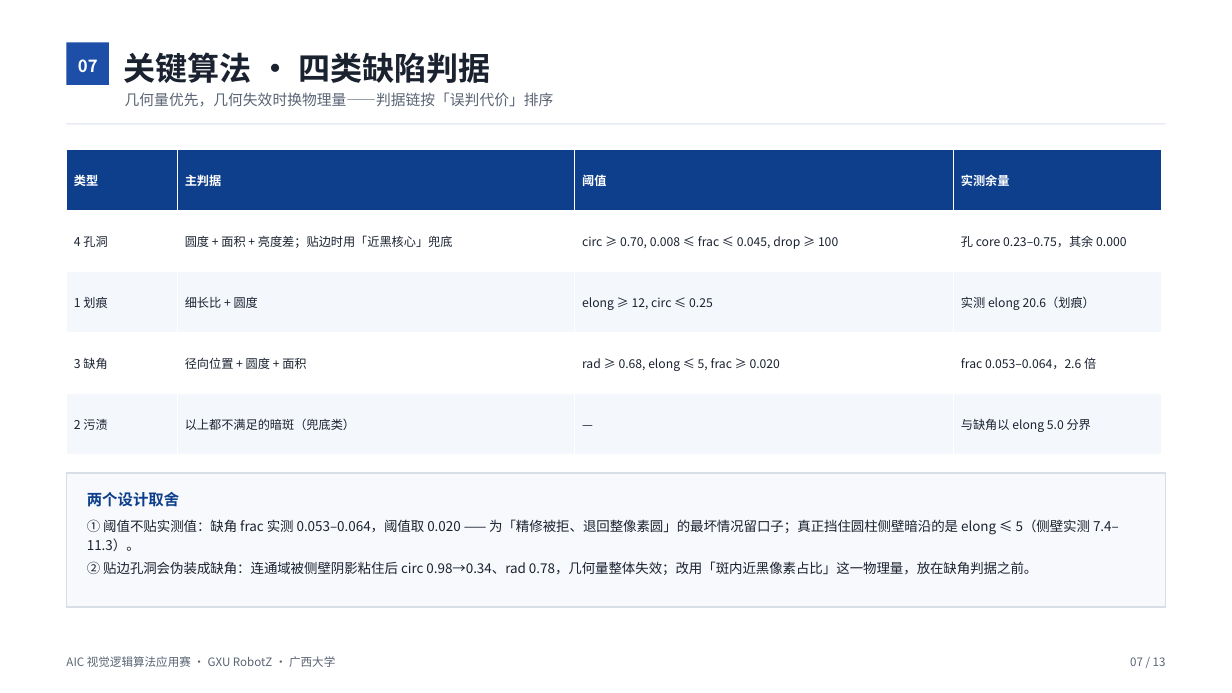
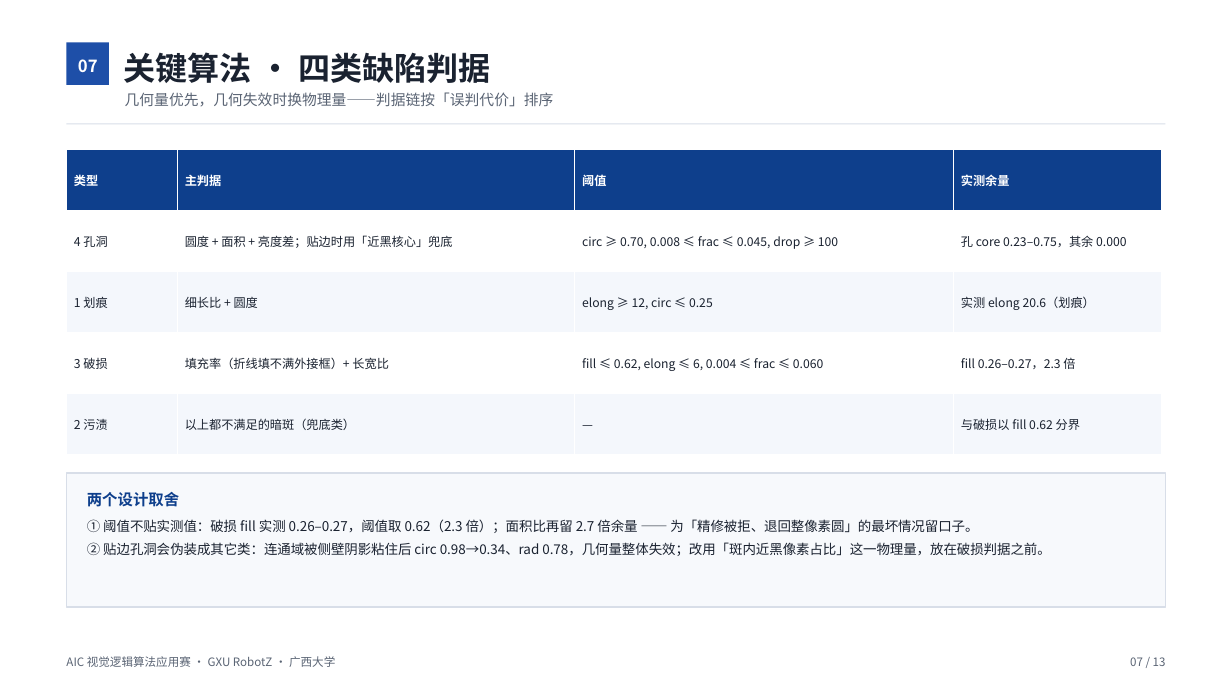
Before and after one commit to NileuyGneHz/AIC_cv-dev, a slide deck: slide 7 of docs/competition/AIC视觉分拣技术文档/AIC视觉分拣技术文档.pptx. Drawn at 1232x693 pixels with LibreOffice and Linux fonts; fonts in the diff are those of the drawing. Boxes give left, top, right and bottom in pixels: in the first picture for what was removed or moved away, otherwise in the second. Text is boxed around its words. In the diff, an @@ line names an element or a change of style, - is before the commit and + after.

Commit message:
docs: 破损口径贯通（指南/技能表/PPT/图版）；补随机几何实测与手动调试说明
1) simulation_guide：新增 fill 判别表（固定几何 + seed 1 随机几何两套实测），
   坑 17/21 标注为 M2 旧几何存档；已试/未做里的旧缺角表述同步。
2) skills.md / AGENT_SIM_MANUAL.md：四类口径改「划痕/污渍/破损/孔洞」，注明规则叫缺角。
3) PPT 第 6/7/8 页：判据表换成 fill ≤ 0.62；半径精修的意义改成「破损不依赖半径」；
   图版换用新样本（docs/guides/assets/vision_atlas.png），pptx/pdf 重建（13 页）。
4) 随机几何回归（seed 1）：12/12、169 s；破损 fill 0.26–0.27 与阈值 0.62 相隔 2.3 倍。

```diff
--- a/docs/competition/AIC视觉分拣技术文档/AIC视觉分拣技术文档.pptx
+++ b/docs/competition/AIC视觉分拣技术文档/AIC视觉分拣技术文档.pptx
@@ table at (x1=67, y1=150, x2=1162, y2=455) @@
-row 4: 3 缺角 | 径向位置 + 圆度 + 面积 | rad ≥ 0.68, elong ≤ 5, frac ≥ 0.020 | frac 0.053–0.064，2.6 倍
+row 4: 3 破损 | 填充率（折线填不满外接框）+ 长宽比 | fill ≤ 0.62, elong ≤ 6, 0.004 ≤ frac ≤ 0.060 | fill 0.26–0.27，2.3 倍
-row 5, column 4: 与缺角以 elong 5.0 分界
+row 5, column 4: 与破损以 fill 0.62 分界
@@ text at (x1=87, y1=519, x2=1050, y2=556): text changed @@
-① 阈值不贴实测值：缺角 frac 实测 0.053–0.064，阈值取 0.020 —— 为「精修被拒、退回整像素圆」的最坏情况留口子；真正挡住圆柱侧壁暗沿的是 elong ≤ 5（侧壁实测 7.4–11.3）。
-② 贴边孔洞会伪装成缺角：连通域被侧壁阴影粘住后 circ 0.98→0.34、rad 0.78，几何量整体失效；改用「斑内近黑像素占比」这一物理量，放在缺角判据之前。
+① 阈值不贴实测值：破损 fill 实测 0.26–0.27，阈值取 0.62（2.3 倍）；面积比再留 2.7 倍余量 —— 为「精修被拒、退回整像素圆」的最坏情况留口子。
+② 贴边孔洞会伪装成其它类：连通域被侧壁阴影粘住后 circ 0.98→0.34、rad 0.78，几何量整体失效；改用「斑内近黑像素占比」这一物理量，放在破损判据之前。
```
Also in this commit, not shown: 2 other slides changed, 6 other files.
